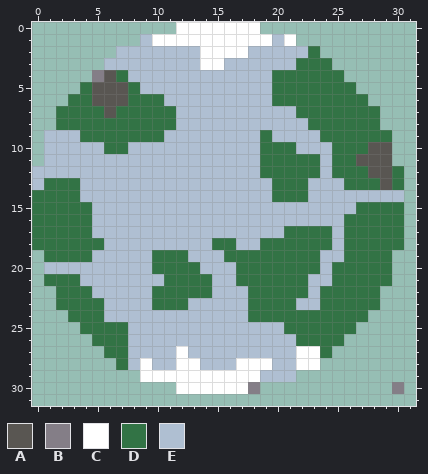
Two states of a pixel-art file, Art/planet1a.aseprite. This is how it looked before the edit.
32x32 pixels, 1 frame.
Visible layers, top first: "Layer 2", "Layer 1".
Palette (. is transparent): A #595652  B #847e87  C #ffffff  D #327345  E #afbfd2
Pixels before, first column x 0:
 0 ............CCCCCCC............
 1 .........ECCCCCCCCCCEC.........
 2 .......EEEEEEECCCCEEEEED.......
 3 ......EEEEEEEECCEEEEEEDDD......
 4 .....BADEEEEEEEEEEEEDDDDDD.....
 5 ....DAAADEEEEEEEEEEEDDDDDDD....
 6 ...DDAAADDDEEEEEEEEEDDDDDDDD...
 7 ..DDDDADDDDDEEEEEEEEEEDDDDDDD..
 8 ..DDDDDDDDDDEEEEEEEEEEEDDDDDD..
 9 .EEEDDDDDDDEEEEEEEEDEEEEDDDDDD.
10 .EEEEEDDEEEEEEEEEEEDDDEEEDDDAA.
11 .EEEEEEEEEEEEEEEEEEDDDDDEDDAAA.
12 EEEEEEEEEEEEEEEEEEEDDDDDEDDDAAD
13 EDDDEEEEEEEEEEEEEEEEDDDEEEDDDAD
14 DDDDEEEEEEEEEEEEEEEEDDDEEEEEEEE
15 DDDDDEEEEEEEEEEEEEEEEEEEEEEDDDD
16 DDDDDEEEEEEEEEEEEEEEEEEEEEDDDDD
17 DDDDDEEEEEEEEEEEEEEEEDDDDEDDDDD
18 DDDDDDEEEEEEEEEDDEEDDDDDDEDDDDD
19 .DDDDEEEEEDDDEEEDDDDDDDDEEDDDD.
20 .EEEEEEEEEDDDDEEEDDDDDDDEDDDDD.
21 .DDDEEEEEEEDDDDEEDDDDDDEEDDDDD.
22 ..DDDEEEEEDDDDDEEEDDDDDEDDDDD..
23 ..DDDDEEEEDDDEEEEEDDDDEEDDDDD..
24 ...DDDEEEEEEEEEEEEDDDDDDDDDD...
25 ....DDDDEEEEEEEEEEEEEDDDDDD....
26 .....DDDEEEEEEEEEEEEEEDDDD.....
27 ......DDEEEECEEEEEEEEECCD......
28 .......DECEECCEEECCCEECC.......
29 .........CCCCCCCCCCEEE.........
30 ............CCCCCCB...........B
The same view after the edit:
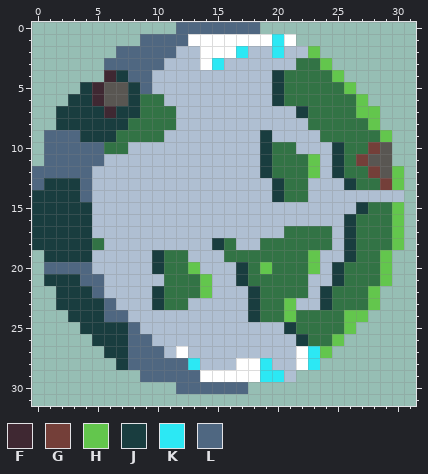
Colours new in this view: F #3f2832  G #743f39  H #63c64d  J #193d3f  K #2ce8f4  L #4f6781
Change:
layer "Layer 1" now hidden
y 0: x 12..18 CCCCCCC -> LLLLLLL
y 1: x 9..12 ECCC -> LLLL; x 20 E -> K
y 2: x 7..11 EEEEE -> LLLLL; x 17 C -> K; x 20 E -> K; x 23 D -> H
y 3: x 6..10 EEEEE -> LLLLL; x 15 C -> K; x 24 D -> H
y 4: x 5..9 BADEE -> .FJLL; x 20 D -> J; x 25 D -> H
y 5: x 4..5 DA -> JF; x 8..9 DE -> JL; x 20 D -> J; x 26 D -> H
y 6: x 3..5 DDA -> JJF; x 8 D -> J; x 20 D -> J; x 27 D -> H
y 7: x 2..8 DDDDADD -> JJJJFJJ; x 22 D -> J; x 27..28 DD -> HH
y 8: x 2..7 DDDDDD -> JJJJJJ; x 28 D -> H
y 9: x 1..6 EEEDDD -> LLLJJJ; x 19 D -> J; x 29 D -> H
y 10: x 1..5 EEEEE -> LLLLL; x 19 D -> J; x 25 D -> J; x 28 A -> G
y 11: x 1..5 EEEEE -> LLLLL; x 19 D -> J; x 23 D -> H; x 25 D -> J; x 27 A -> G
y 12: x 0..4 EEEEE -> LLLLL; x 19 D -> J; x 23 D -> H; x 25 D -> J; x 28 A -> G; x 30 D -> H
y 13: x 0..4 EDDDE -> LJJJL; x 20 D -> J; x 26 D -> J; x 29..30 AD -> GH
y 14: x 0..4 DDDDE -> JJJJL; x 20 D -> J
y 15: x 0..4 DDDDD -> JJJJJ; x 27 D -> J; x 30 D -> H
y 16..17: x 0..4 DDDDD -> JJJJJ; x 26 D -> J; x 30 D -> H
y 18: x 0..4 DDDDD -> JJJJJ; x 15 D -> J; x 26 D -> J; x 30 D -> H
y 19: x 1..4 DDDD -> JJJJ; x 10 D -> J; x 23 D -> H; x 26 D -> J; x 29 D -> H
y 20: x 1..4 EEEE -> LLLL; x 10 D -> J; x 13 D -> H; x 17 D -> J; x 19 D -> H; x 23 D -> H; x 25 D -> J; x 29 D -> H
y 21: x 1..5 DDDEE -> JJJLL; x 14 D -> H; x 17 D -> J; x 25 D -> J; x 29 D -> H
y 22: x 2..5 DDDE -> JJJL; x 10 D -> J; x 14 D -> H; x 18 D -> J; x 24 D -> J; x 28 D -> H
y 23: x 2..6 DDDDE -> JJJJL; x 10 D -> J; x 18 D -> J; x 21 D -> H; x 24 D -> J; x 28 D -> H
y 24: x 3..7 DDDEE -> JJJLL; x 18 D -> J; x 21 D -> H; x 26..27 DD -> HH
y 25: x 4..8 DDDDE -> JJJJL; x 21 D -> J; x 26 D -> H
y 26: x 5..9 DDDEE -> JJJLL; x 22 D -> J; x 25 D -> H
y 27: x 6..10 DDEEE -> JJLLL; x 23..24 CD -> KH
y 28: x 7..13 DECEECC -> JLLLLLK; x 19 C -> K; x 23 C -> K
y 29: x 9..13 CCCCC -> LLLLL; x 19..20 EE -> KK
y 30: x 12..18 CCCCCCB -> LLLLLL.; x 30 B -> .
Boxes around the changes in both pictures, in picture pixels (x1, y1, x2, y2):
changed: (32, 22, 404, 394)
